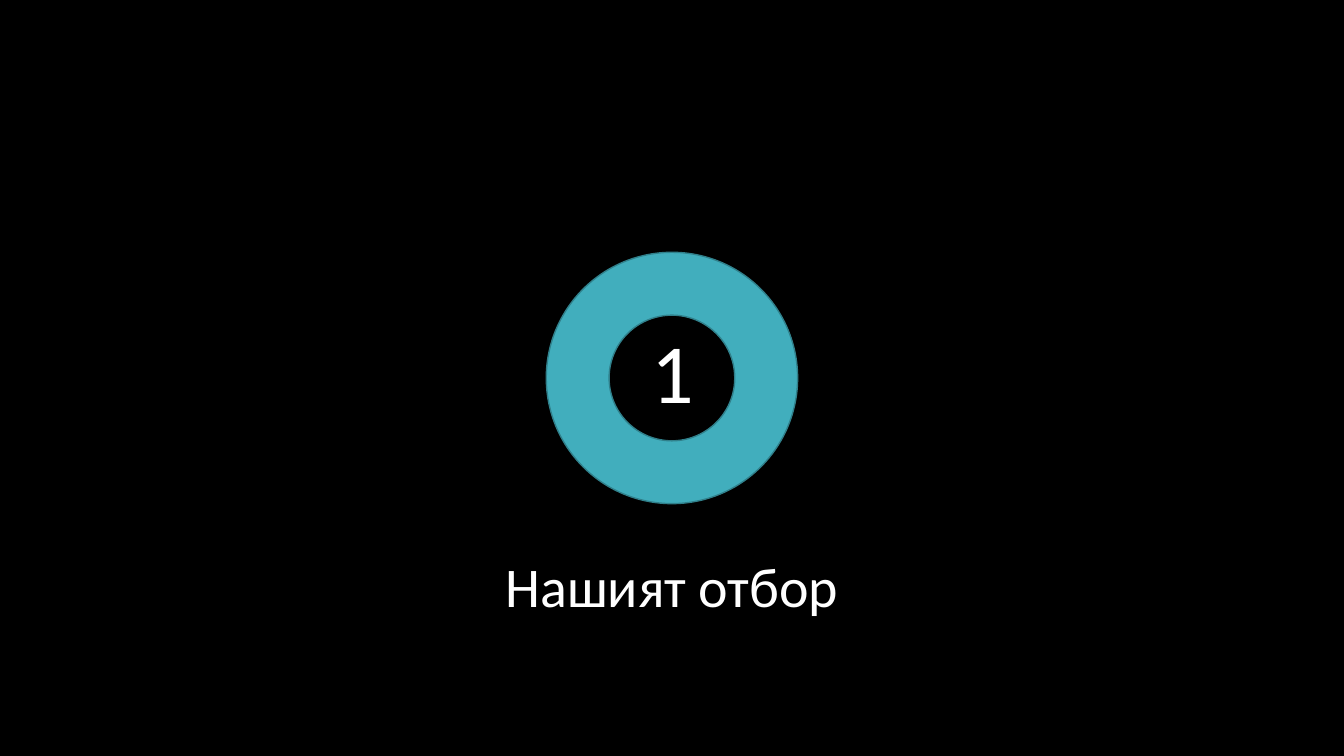
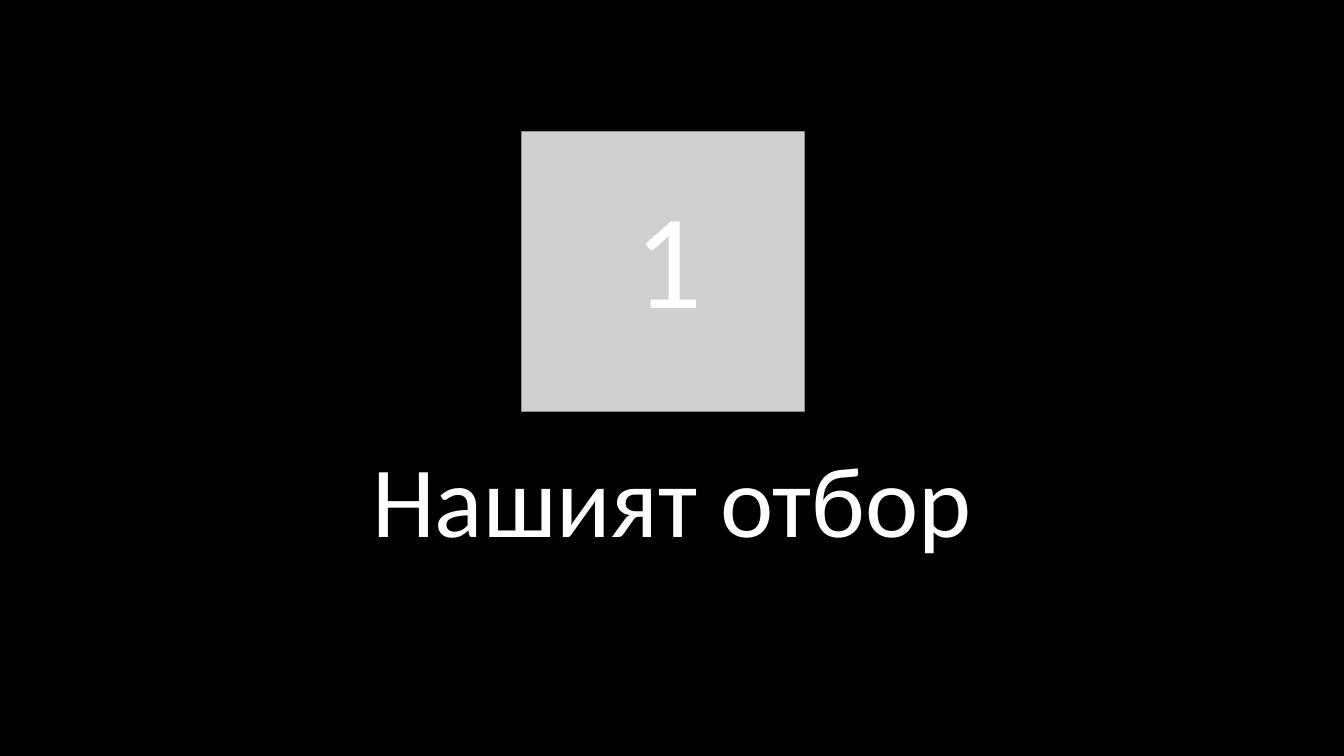
Before and after one commit to EGGeorgieva21/Hangman-project-2022, a slide deck: slide 3 of docs/presentation.pptx. Drawn at 1344x756 pixels with LibreOffice and Linux fonts; fonts in the diff are those of the drawing; grey boxes stand for pictures; background and template pictures are left out. Boxes give left, top, right and bottom in pixels: in the first picture for what was removed or moved away, otherwise in the second. Text is boxed around its words. In the diff, an @@ line names an element or a change of style, - is before the commit and + after.

```diff
--- a/docs/presentation.pptx
+++ b/docs/presentation.pptx
@@ picture added at (x1=521, y1=132, x2=805, y2=411) @@
@@ text "1" moved from (x1=651, y1=349, x2=694, y2=403) to (x1=635, y1=222, x2=703, y2=308) @@
@@ text "1" at (x1=635, y1=222, x2=703, y2=308): size 60 to 96 pt @@
@@ donut removed at (x1=546, y1=252, x2=798, y2=503) @@
@@ text "Нашият отбор" moved from (x1=506, y1=569, x2=838, y2=616) to (x1=372, y1=468, x2=971, y2=554) @@
@@ text "Нашият отбор" at (x1=372, y1=468, x2=971, y2=554): size 40 to 72 pt @@
```
Also in this commit, not shown: 7 other slides changed, 1 slide added, 1 slide removed, 1 other file.
